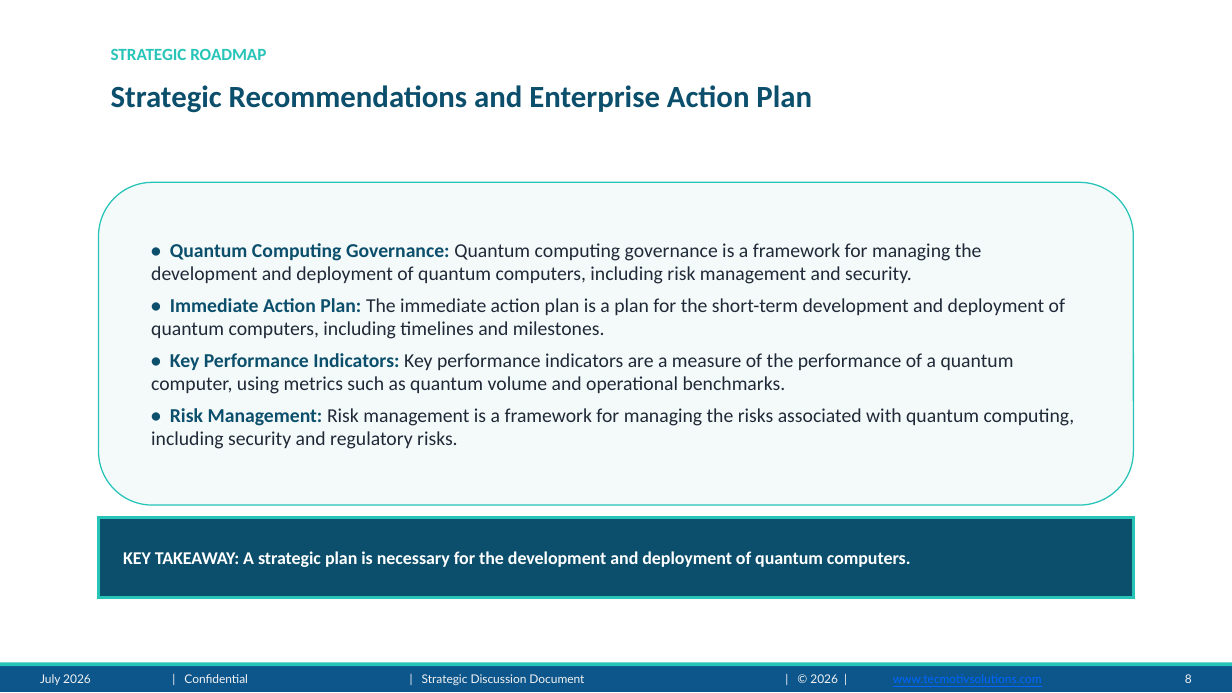
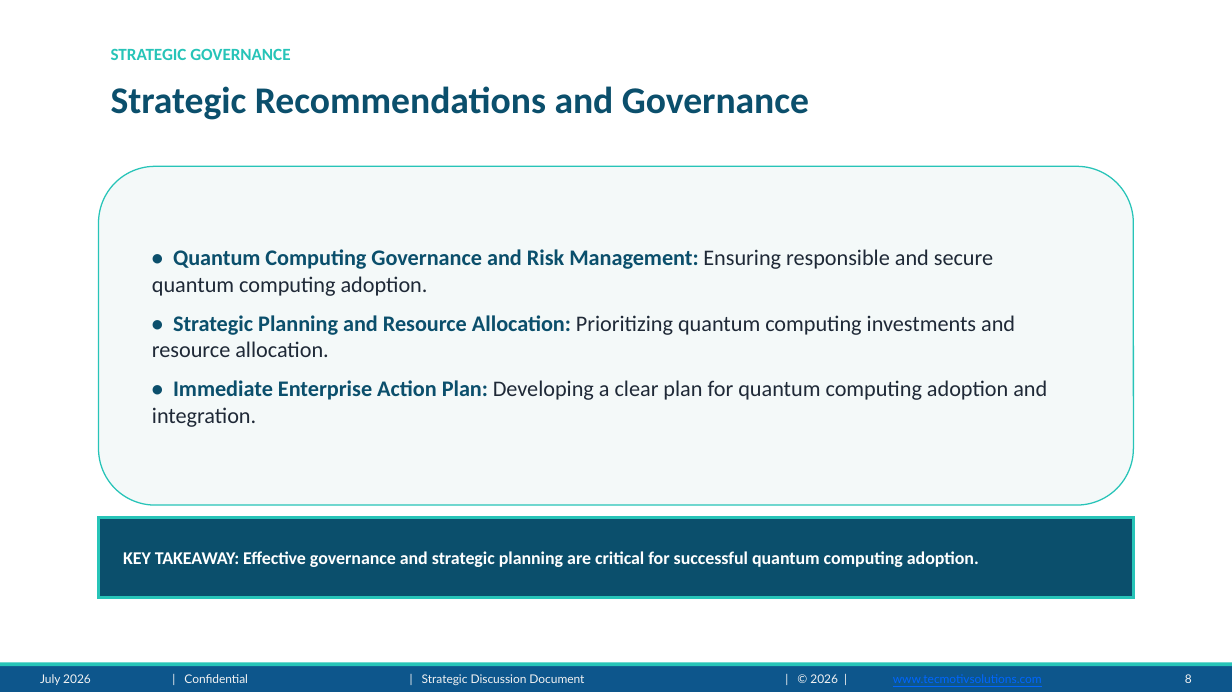
Before and after one commit to adityarana121/Presentation-Maker-agent, a slide deck: slide 8 of output/Quantum_Computing_presentation.pptx. Drawn at 1232x693 pixels with LibreOffice and Linux fonts; fonts in the diff are those of the drawing; background and template pictures are left out. Boxes give left, top, right and bottom in pixels: in the first picture for what was removed or moved away, otherwise in the second. Text is boxed around its words. In the diff, an @@ line names an element or a change of style, - is before the commit and + after.

```diff
--- a/output/Quantum_Computing_presentation.pptx
+++ b/output/Quantum_Computing_presentation.pptx
@@ text at box(111, 48, 290, 60): text changed @@
-STRATEGIC ROADMAP
+STRATEGIC GOVERNANCE
@@ text at box(111, 86, 809, 120): text changed; size 18 to 22 pt @@
-Strategic Recommendations and Enterprise Action Plan
+Strategic Recommendations and Governance
@@ rounded rectangle "• Quantum Computing Governance and ...": place and size @@
-rounded rectangle "• Quantum Computing Governance and ..." at box(99, 182, 1133, 505)
+rounded rectangle "• Quantum Computing Governance and ..." at box(99, 166, 1133, 505)
@@ text in rounded rectangle at box(152, 249, 1047, 427): text changed; size 11.5 to 13 pt @@
-• Quantum Computing Governance: Quantum computing governance is a framework for managing the development and deployment of quantum computers, including risk management and security.
-• Immediate Action Plan: The immediate action plan is a plan for the short-term development and deployment of quantum computers, including timelines and milestones.
-• Key Performance Indicators: Key performance indicators are a measure of the performance of a quantum computer, using metrics such as quantum volume and operational benchmarks.
-• Risk Management: Risk management is a framework for managing the risks associated with quantum computing, including security and regulatory risks.
+• Quantum Computing Governance and Risk Management: Ensuring responsible and secure quantum computing adoption.
+• Strategic Planning and Resource Allocation: Prioritizing quantum computing investments and resource allocation.
+• Immediate Enterprise Action Plan: Developing a clear plan for quantum computing adoption and integration.
@@ text in rectangle at box(123, 551, 979, 567): text changed @@
-KEY TAKEAWAY: A strategic plan is necessary for the development and deployment of quantum computers.
+KEY TAKEAWAY: Effective governance and strategic planning are critical for successful quantum computing adoption.
```
Also in this commit, not shown: 7 other slides changed, 4 other files.
